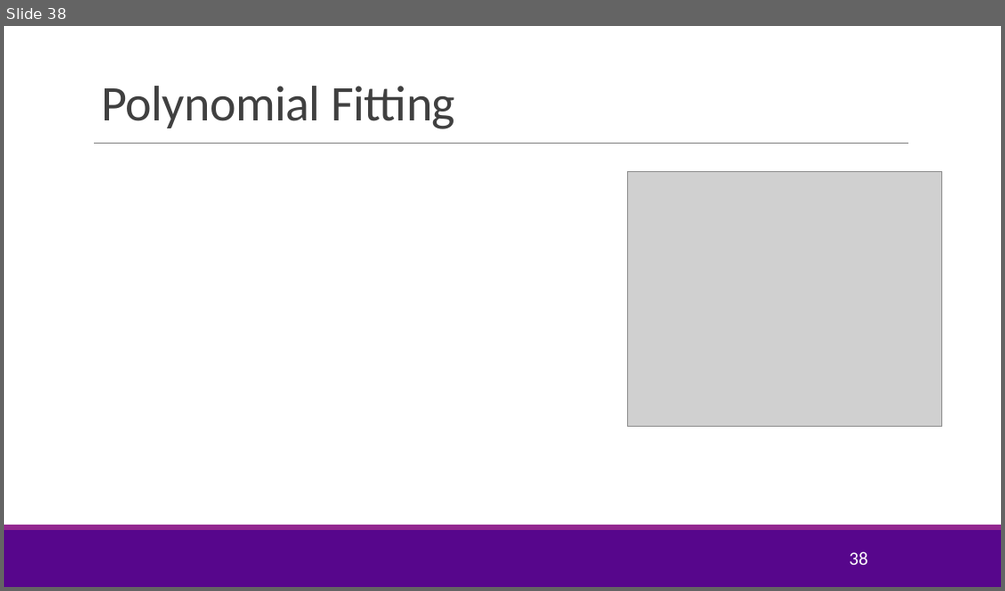
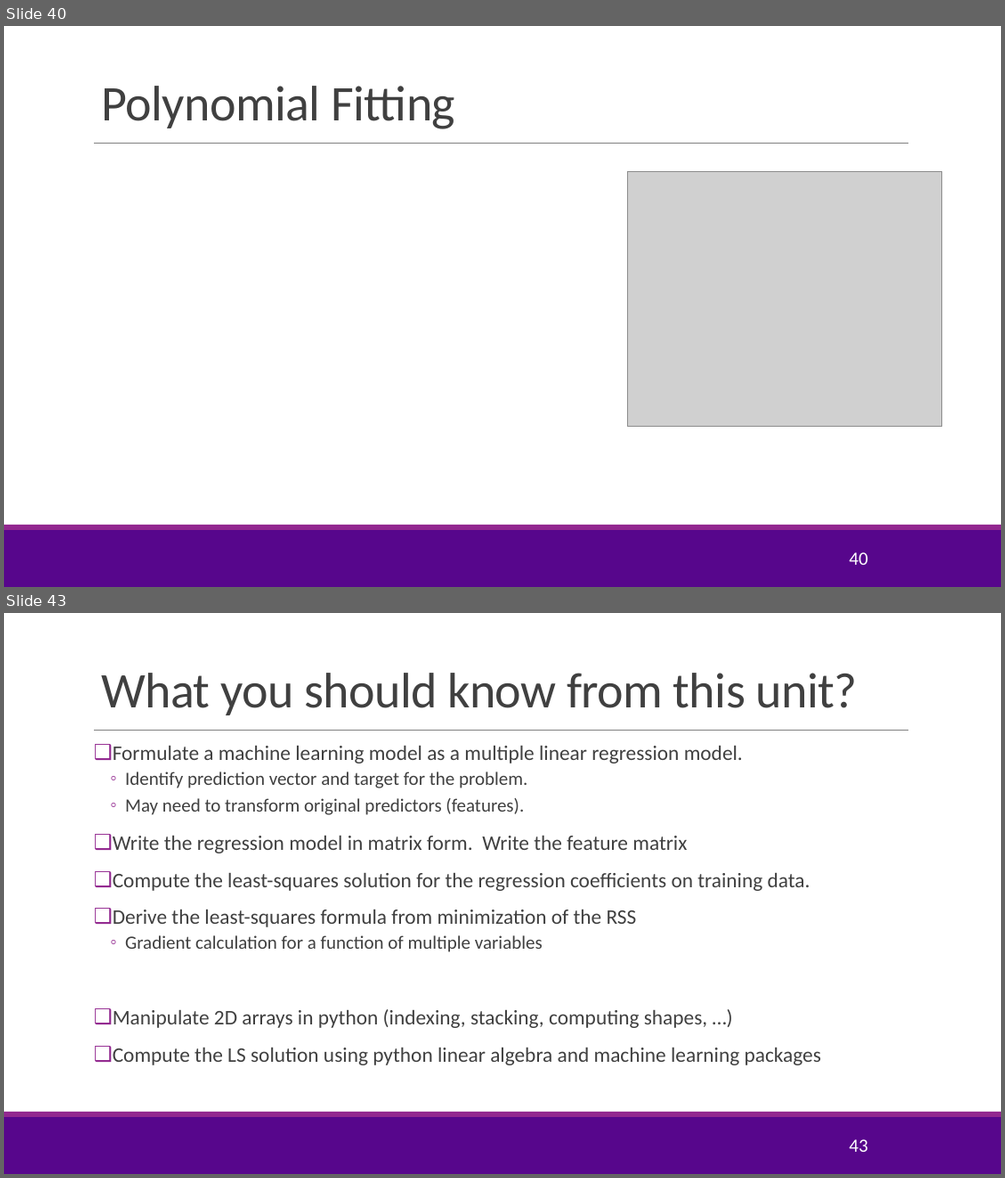
Before and after one commit to joshzzl/introml, a slide deck: lectures/Lect03_MultLinRegression.pptx. Shown one above the other, each under a label of ours: slide 38 before the commit, slides 40 and 43 after it; the slides between them are not shown. The pictures are 1005x591 and 1005x1178 pixels, drawn with LibreOffice and Linux fonts; fonts in the diff are those of the drawing; grey boxes stand for pictures; background and template pictures are left out. Boxes give left, top, right and bottom in pixels: in the first picture for what was removed or moved away, otherwise in the second. Text is boxed around its words. In the diff, an @@ line names an element or a change of style, - is before the commit and + after.

Commit message:
Changed the way the solution using covariance matrices is presented. Introduced the mean removal approach. Modified the slides on extension of linear regression slightly. Fixed some notations and typos.

```diff
--- a/lectures/Lect03_MultLinRegression.pptx
+++ b/lectures/Lect03_MultLinRegression.pptx
@@ slide 43 added at (4, 613, 1001, 1174), background #FFFFFF; not listed: 3 template elements that a slide beside it also shows @@
@@ title added at (101, 673, 857, 715), 48 pt, text #404040 @@
+What you should know from this unit?
@@ text added at (113, 746, 821, 1065), 20 pt, text #404040 @@
+❑ Formulate a machine learning model as a multiple linear regression model.
+  ◦ Identify prediction vector and target for the problem.
+  ◦ May need to transform original predictors (features).
+❑ Write the regression model in matrix form. Write the feature matrix
+❑ Compute the least-squares solution for the regression coefficients on training data.
+❑ Derive the least-squares formula from minimization of the RSS
+  ◦ Gradient calculation for a function of multiple variables
+❑ Manipulate 2D arrays in python (indexing, stacking, computing shapes, …)
+❑ Compute the LS solution using python linear algebra and machine learning packages
@@ page number added at (849, 1139, 867, 1151), 18 pt, text #FFFFFF @@
+43
@@ what was slide 38 is now slide 40 @@
@@ page number at (849, 552, 867, 564): text changed @@
-38
+40
```
Also in this commit, not shown: 8 slides changed, 2 other slides added.
